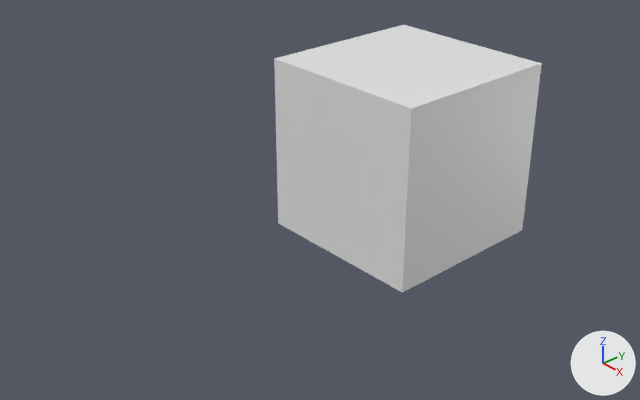
What one commit did to the Blender file Blender/TutorialOne.blend.
Rendered twice from a 50 mm lens placed at (6.18, -6.73, 3.92), pointed at (-0.27, -1.0, -0.42). The lights are fixed; the arrows at lower right show +X, +Y and +Z.

The scene before the commit, as lines of its bpy script (objects in view):
```python
me_cube = bpy.data.meshes.new('Cube')
me_cube.from_pydata(...)  # a box spanning x -1.0..1.0, y -1.0..1.0, z -1.0..1.0
me_cube.materials.append(mat_material)  # white #e7e7e7
ob_cube = bpy.data.objects.new('Cube', me_cube)
ob_cube.location = (0.0, 0.0, 0.0)
```
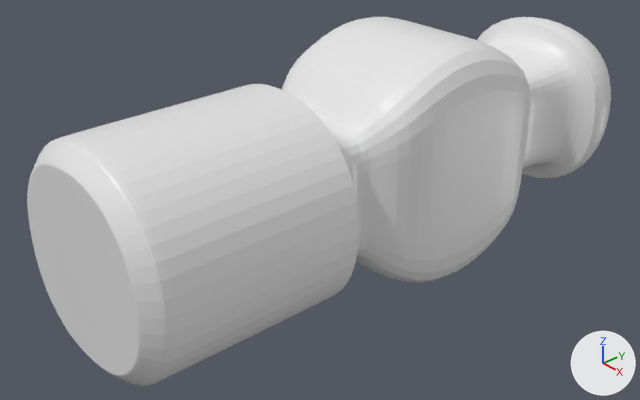
The change, as a list of edits to the scene's bpy script:
```text
Change me_cube:
    used by ob_cube; location = (0.0, 0.0, 0.0)
    remove me_cube.from_pydata(...)  # 8 vertices, 6 faces; spans x -1.0..1.0, y -1.0..1.0, z -1.0..1.0
    add me_cube.from_pydata(...)  # 268 vertices, 262 faces; spans x -1.12..1.12, y -3.96..3.22, z -1.36..1.36
    me_cube part 1
    6 faces are deleted
    212 vertices are added at x -1.12..1.12, y -3.96..3.22, z -1.36..1.36
    12 new vertices lie (0.0, 2.06, 0.0) away from vertices in x -1.12..1.12, y -3.8, z -1.12..1.12
    12 new vertices lie (0.0, 0.3, 0.0) away from vertices in x -0.61..0.61, y 1.3, z -0.61..0.61
    12 new vertices lie (0.0, 0.26, 0.0) away from vertices in x -0.65..0.65, y -1.48, z -0.65..0.65
    6 new vertices lie (0.66, 0.0, 0.0) away from vertices in x -0.33, y 2.24, z -1.0..1.0
    6 new vertices lie (0.64, 0.0, 0.0) away from vertices in x -0.32, y -3.96..3.22, z -0.95..0.95
    262 new faces join them
Change ob_cube:
    add _m = ob_cube.modifiers.new('Subdivision', 'SUBSURF')
    add _m.levels = 3
    add _m.render_levels = 3
```

What differs and where, as boxes (x1, y1, x2, y2) in the pictures (640 x 400 px):
'Cube', reshaped, modifiers changed (117% wider, 38% taller)
    before: (274, 25, 542, 293)
    after: (27, 17, 611, 386)
